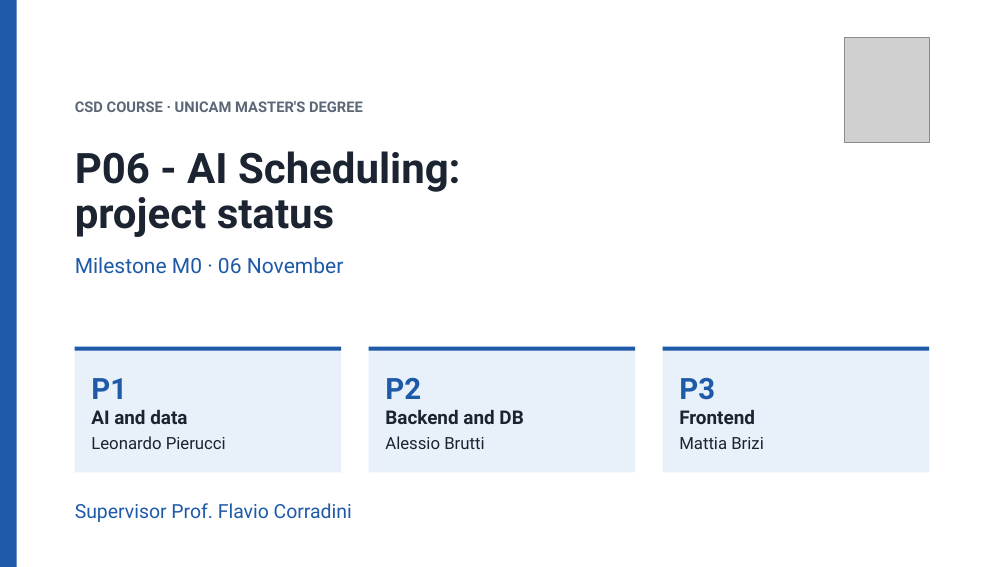
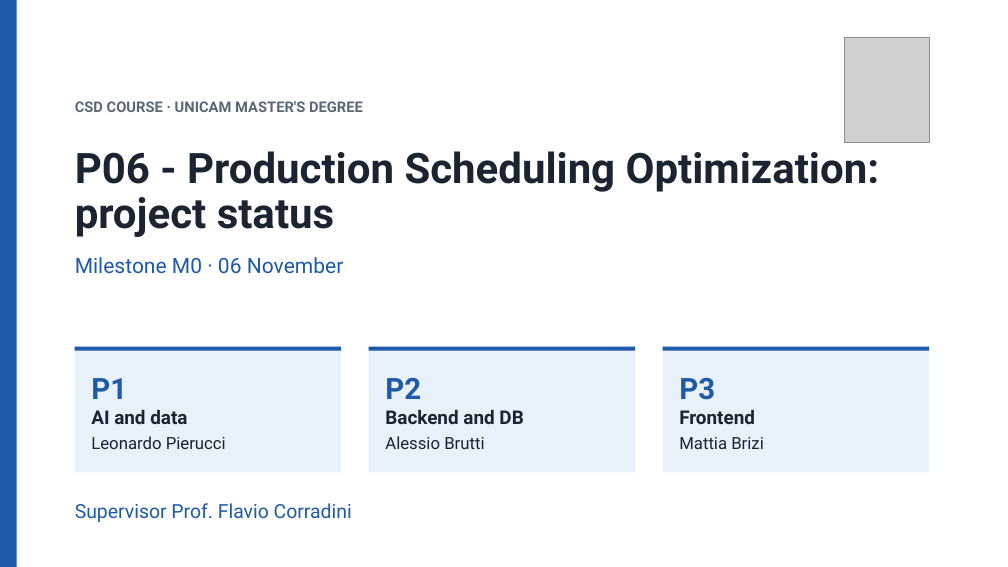
Before and after one commit to Pieruc/Scheduling, a slide deck: slide 1 of Presentazione/P06-6Nov-v1.pptx. Drawn at 1008x567 pixels with LibreOffice and Linux fonts; fonts in the diff are those of the drawing; grey boxes stand for pictures. Boxes give left, top, right and bottom in pixels: in the first picture for what was removed or moved away, otherwise in the second. Text is boxed around its words. In the diff, an @@ line names an element or a change of style, - is before the commit and + after.

```diff
--- a/Presentazione/P06-6Nov-v1.pptx
+++ b/Presentazione/P06-6Nov-v1.pptx
@@ title at [75, 151, 879, 237]: text changed @@
-P06 - AI Scheduling:
-project status
+P06 - Production Scheduling Optimization:
+project status
```
Also in this commit, not shown: 3 other slides changed.
